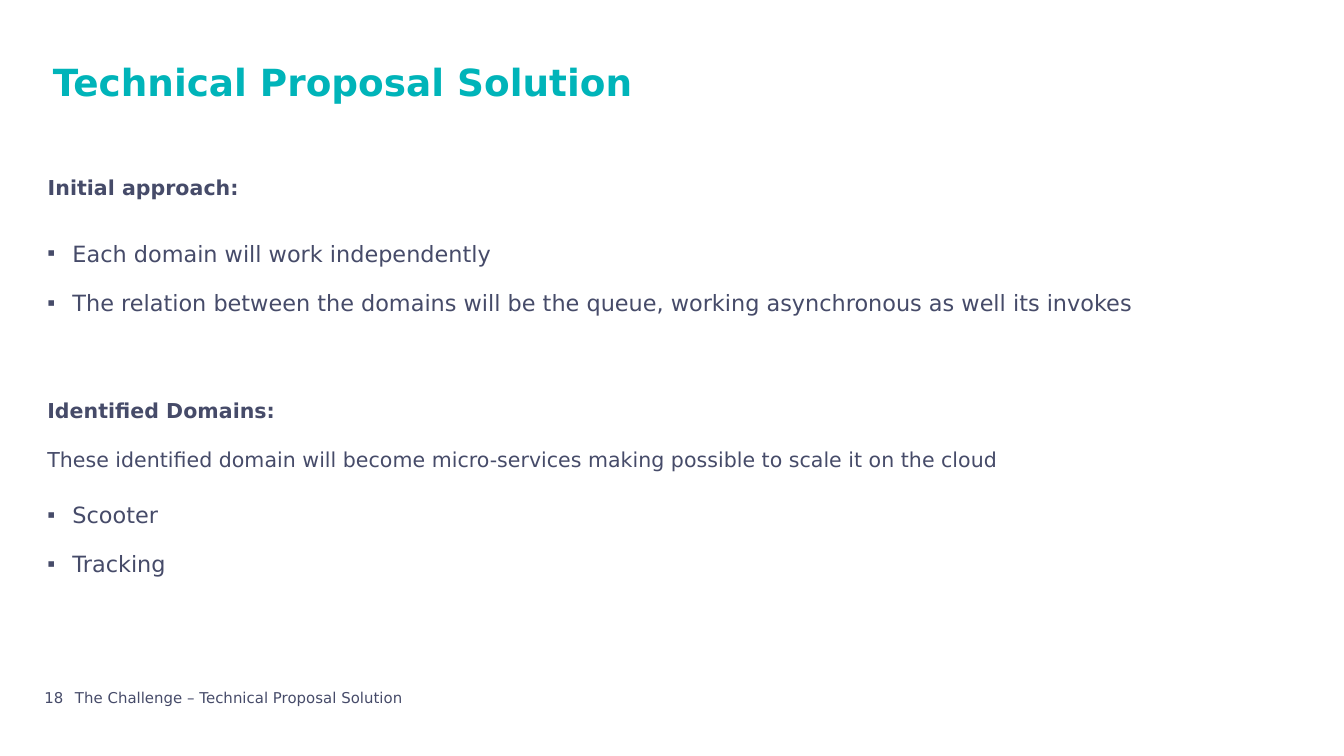
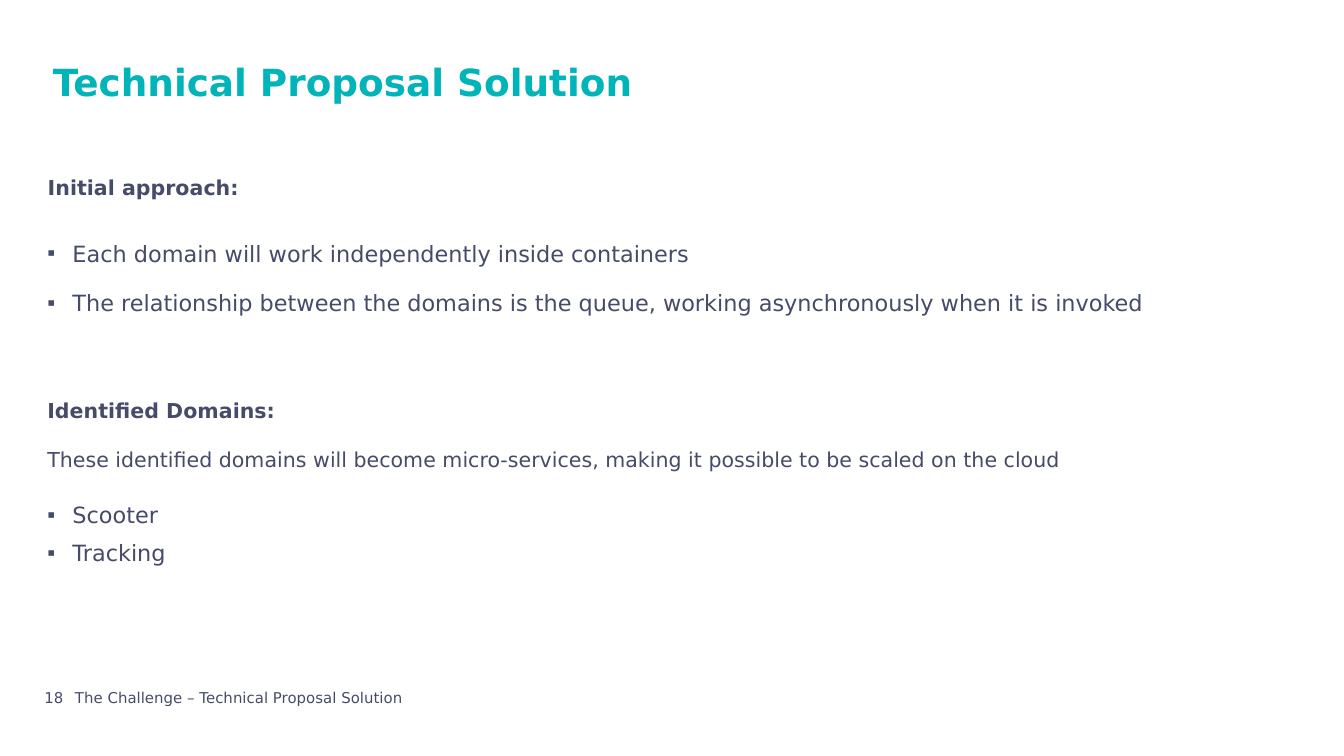
Before and after one commit to andreraica/ScooterRental, a slide deck: slide 18 of documentation/Presentation.pptx. Drawn at 1344x756 pixels with LibreOffice and Linux fonts; fonts in the diff are those of the drawing; background and template pictures are left out. Boxes give left, top, right and bottom in pixels: in the first picture for what was removed or moved away, otherwise in the second. Text is boxed around its words. In the diff, an @@ line names an element or a change of style, - is before the commit and + after.

Commit message:
First base version of scooter service

```diff
--- a/documentation/Presentation.pptx
+++ b/documentation/Presentation.pptx
@@ text at [72,245,1142,316]: text changed @@
-▪ Each domain will work independently
-▪ The relation between the domains will be the queue, working asynchronous as well its invokes
+▪ Each domain will work independently inside containers
+▪ The relationship between the domains is the queue, working asynchronously when it is invoked
@@ text at [47,451,1060,472]: text changed @@
-These identified domain will become micro-services making possible to scale it on the cloud
+These identified domains will become micro-services, making it possible to be scaled on the cloud
@@ text "Scooter" at [72,506,165,566]: less space between paragraphs @@
```
Also in this commit, not shown: 17 other slides changed, 4 slides added, 31 other files.
